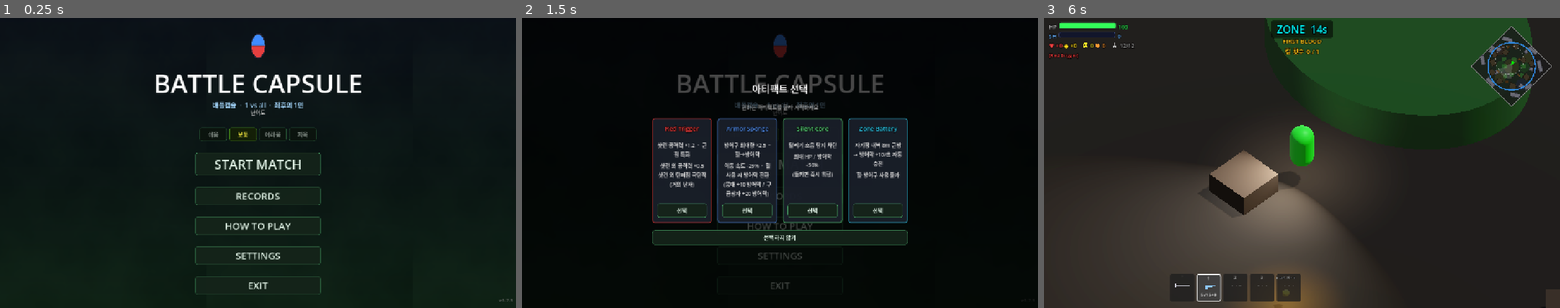
Above: before the commit, frames 1-3 (left to right).
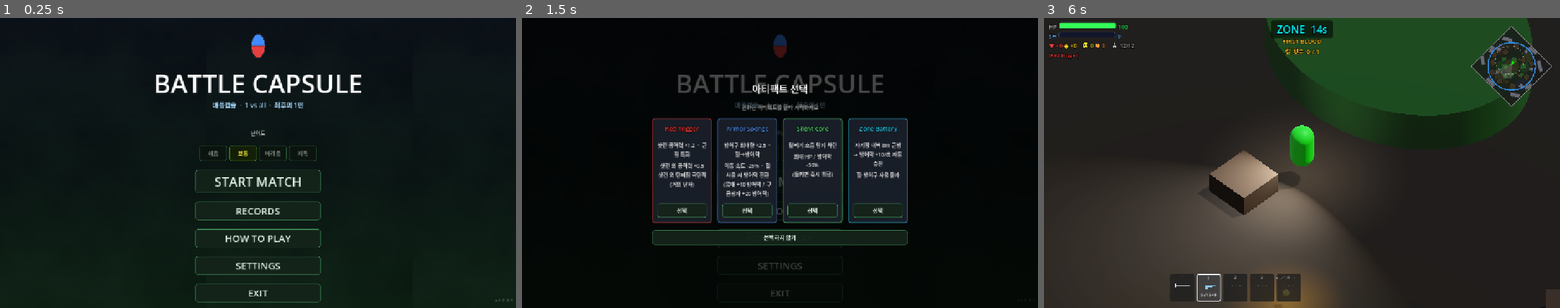
Above: after the commit, the same moments.

Repository: Kyulhee/battle-capsule
Game: Godot game, scene res://src/Main.tscn
Same seed, same stepped clock (60 frames per second), same inputs: the game is played once before the commit and once after it.
Inputs:
- Up to frame 1 (0.25 s): no input
- Up to frame 2 (1.5 s): click "START MATCH" at 0.5 s; click "START MATCH" at 1.25 s
- Up to frame 3 (6 s): click "쉬움" at 2 s; click "보통" at 2.75 s; click "어려움" at 3.5 s; click "지옥" at 4.25 s; click "RECORDS" at 5 s; click "선택" at 5.75 s

The runs differ from the first frame. In frame 1, 3.2% of the frame differs, in the area x 37-99%, y 31-99%; in frame 2, 0.5%; in frame 3, nothing differs.

Commit message:
fix: polish menu help text

Diff:
--- a/src/Main.gd
+++ b/src/Main.gd
@@ -167,6 +167,7 @@
 
 	var diff_lbl = Label.new()
 	diff_lbl.text = "난이도"
+	diff_lbl.custom_minimum_size = Vector2(0, 18)
 	diff_lbl.horizontal_alignment = HORIZONTAL_ALIGNMENT_CENTER
 	diff_lbl.add_theme_font_size_override("font_size", 13)
 	diff_lbl.add_theme_color_override("font_color", Color(0.75, 0.75, 0.75))
@@ -176,6 +177,7 @@
 	var diff_hbox = HBoxContainer.new()
 	diff_hbox.alignment = BoxContainer.ALIGNMENT_CENTER
 	diff_hbox.add_theme_constant_override("separation", 6)
+	diff_hbox.custom_minimum_size = Vector2(0, 38)
 	vbox.add_child(diff_hbox)
 	vbox.move_child(diff_hbox, start_idx + 1)
 
@@ -193,6 +195,7 @@
 	# 어려움 압박 미션 opt-in 체크버튼 (어려움 선택 시에만 표시)
 	_pressure_opt_in_check = CheckButton.new()
 	_pressure_opt_in_check.text = "압박 미션 활성화"
+	_pressure_opt_in_check.custom_minimum_size = Vector2(310, 24)
 	_pressure_opt_in_check.add_theme_font_size_override("font_size", 12)
 	_pressure_opt_in_check.button_pressed = false
 	_pressure_opt_in_check.visible = (difficulty == Difficulty.HARD)
@@ -1525,14 +1528,15 @@
 	_help_section(content, "CONTROLS")
 	_make_key_row(content, ["W","A","S","D"], "이동")
 	_make_key_row(content, ["MOUSE"], "조준 (캐릭터가 커서 방향을 바라봄)")
-	_make_key_row(content, ["LMB"], "사격 / 근접 공격 (슬롯 0)")
+	_make_key_row(content, ["LMB"], "사격 / 칼 공격")
 	_make_key_row(content, ["F"], "근처 아이템 줍기")
 	_make_key_row(content, ["Q"], "붕대/구급상자 사용 (HP 회복)")
 	_make_key_row(content, ["R"], "재장전")
 	_make_key_row(content, ["C"], "웅크리기 토글 (스텔스 증가)")
 	_make_key_row(content, ["SPACE"], "점프")
-	_make_key_row(content, ["0"], "근접 무기 (칼)")
+	_make_key_row(content, ["`"], "근접 무기 (칼)")
 	_make_key_row(content, ["1","2","3","4"], "총기 슬롯 전환")
+	_make_key_row(content, ["ESC"], "일시정지 / 메뉴")
 
 	# ── HUD GUIDE ──
 	_help_section(content, "HUD 아이콘")
@@ -1546,8 +1550,10 @@
 	_help_section(content, "SYSTEMS")
 	_make_desc_row(content, "자기장", "파란 링 밖에 있으면 지속 피해. 타이머가 빨간색이 되기 전에 이동.")
 	_make_desc_row(content, "보급 캡슐", "자기장 2단계에 맵 중앙 낙하. 레일건 포함 희귀 아이템.")
-	_make_desc_row(content, "스텔스", "풀숲에서 웅크리면 봇 시야 차단.")
-	_make_desc_row(content, "무기 획득", "주우면 탄창 1/3 장전. 탄약 아이템은 예비(+N)로 쌓임, R로 보충.")
+	_make_desc_row(content, "아티팩트", "매치 시작 전 1개 선택 가능. 강한 장점과 패널티가 함께 적용됨.")
+	_make_desc_row(content, "압박 미션", "Hell은 자동 활성화. Hard는 메뉴에서 opt-in 가능.")
+	_make_desc_row(content, "스텔스", "풀숲에서 웅크리면 봇 탐지가 크게 늦어짐.")
+	_make_desc_row(content, "무기 획득", "주우면 탄창 1/3 장전. 탄약 아이템은 예비(+N)로 쌓이고 R로 보충.")
 	_make_desc_row(content, "중복 제한", "같은 종류 무기는 두 번 주울 수 없음.")
 
 func _help_section(parent: VBoxContainer, title: String):
--- a/src/Main.tscn
+++ b/src/Main.tscn
@@ -115,12 +115,12 @@
 	anchor_right = 0.5
 	anchor_bottom = 0.5
 	offset_left = -155.0
-	offset_top = -95.0
+	offset_top = -60.0
 	offset_right = 155.0
-	offset_bottom = 285.0
-	grow_horizontal = 2
-	grow_vertical = 2
-	theme_override_constants/separation = 28
+	offset_bottom = 320.0
+	grow_horizontal = 2
+	grow_vertical = 2
+	theme_override_constants/separation = 22
 
 	[node name="StartBtn" type="Button" parent="CanvasLayer/Control/MainMenuPanel/VBoxContainer"]
 	layout_mode = 2
@@ -156,7 +156,7 @@
 	grow_vertical = 0
 	theme_override_font_sizes/font_size = 12
 	theme_override_colors/font_color = Color(0.45, 0.45, 0.45, 1)
-text = "v1.7.3"
+	text = "v1.7.3.1"
 	horizontal_alignment = 2
 
 	[node name="ResultPanel" type="ColorRect" parent="CanvasLayer/Control"]
Not shown, changed: export_presets.cfg
Not shown, changed: CLAUDE.md
Not shown, changed: README.md
Not shown, changed: docs/DEVLOG.md
Not shown, changed: docs/MASTERPLAN.md
Not shown, changed: docs/RELEASE.md
